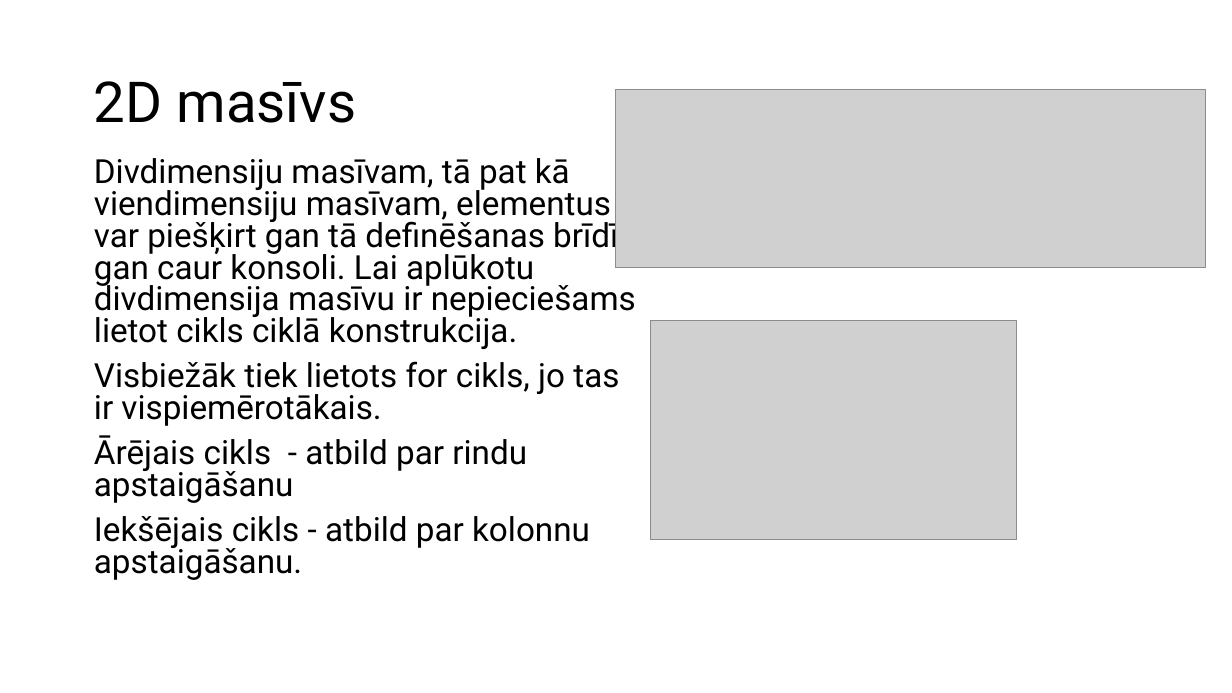
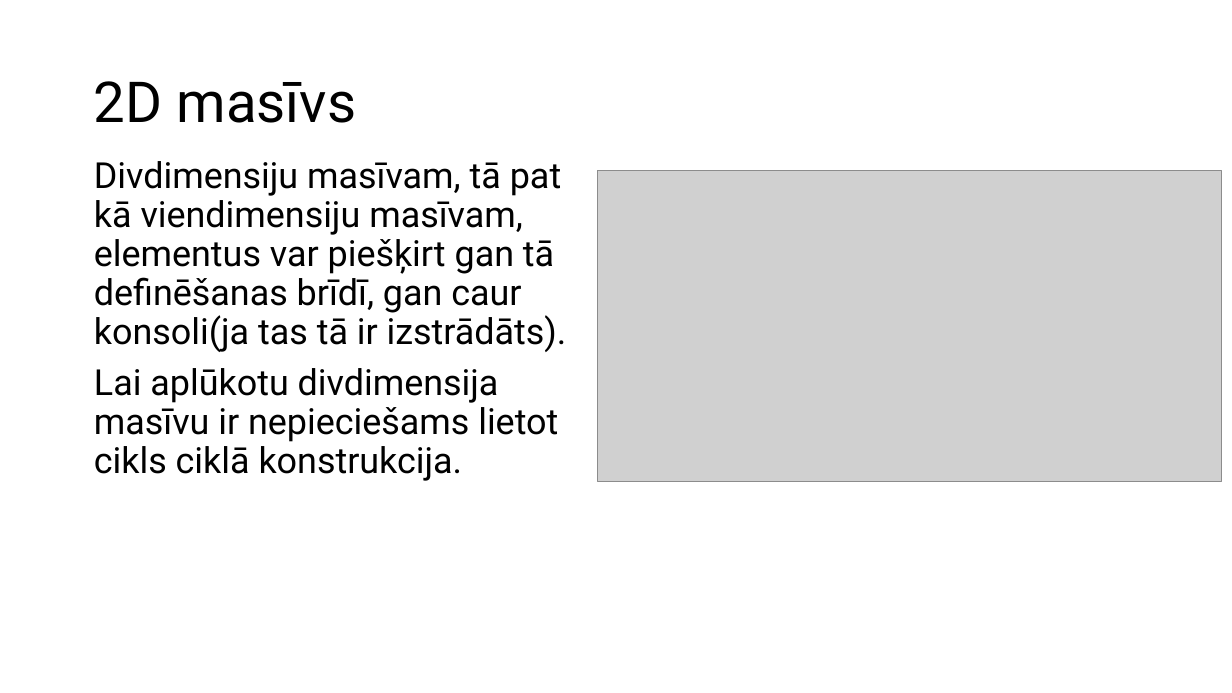
Before and after one commit to Andrejatsm/Eksamens, a slide deck: slide 5 of 2D Array.pptx (slide 4 before the commit). Drawn at 1232x693 pixels with LibreOffice and Linux fonts; fonts in the diff are those of the drawing; grey boxes stand for pictures. Boxes give left, top, right and bottom in pixels: in the first picture for what was removed or moved away, otherwise in the second. Text is boxed around its words. In the diff, an @@ line names an element or a change of style, - is before the commit and + after.

```diff
--- a/2D Array.pptx
+++ b/2D Array.pptx
@@ picture removed at box(616, 90, 1206, 268) @@
@@ text at box(94, 161, 567, 481): text changed; size 25.9 to 28 pt @@
-Divdimensiju masīvam, tā pat kā viendimensiju masīvam, elementus var piešķirt gan tā definēšanas brīdī, gan caur konsoli. Lai aplūkotu divdimensija masīvu ir nepieciešams lietot cikls ciklā konstrukcija.
-Visbiežāk tiek lietots for cikls, jo tas ir vispiemērotākais.
-Ārējais cikls - atbild par rindu apstaigāšanu
-Iekšējais cikls - atbild par kolonnu apstaigāšanu.
+Divdimensiju masīvam, tā pat kā viendimensiju masīvam, elementus var piešķirt gan tā definēšanas brīdī, gan caur konsoli(ja tas tā ir izstrādāts).
+Lai aplūkotu divdimensija masīvu ir nepieciešams lietot cikls ciklā konstrukcija.
@@ picture added at box(598, 171, 1223, 482) @@
@@ picture removed at box(651, 321, 1017, 540) @@
```
Also in this commit, not shown: 2 other slides changed, 10 slides added, 1 slide removed, 1 other file.
